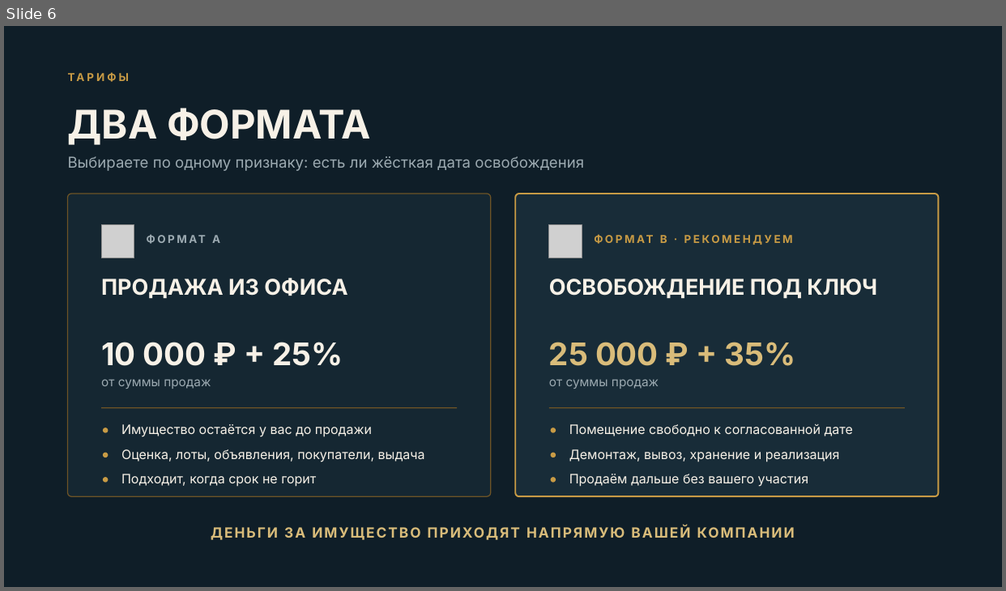
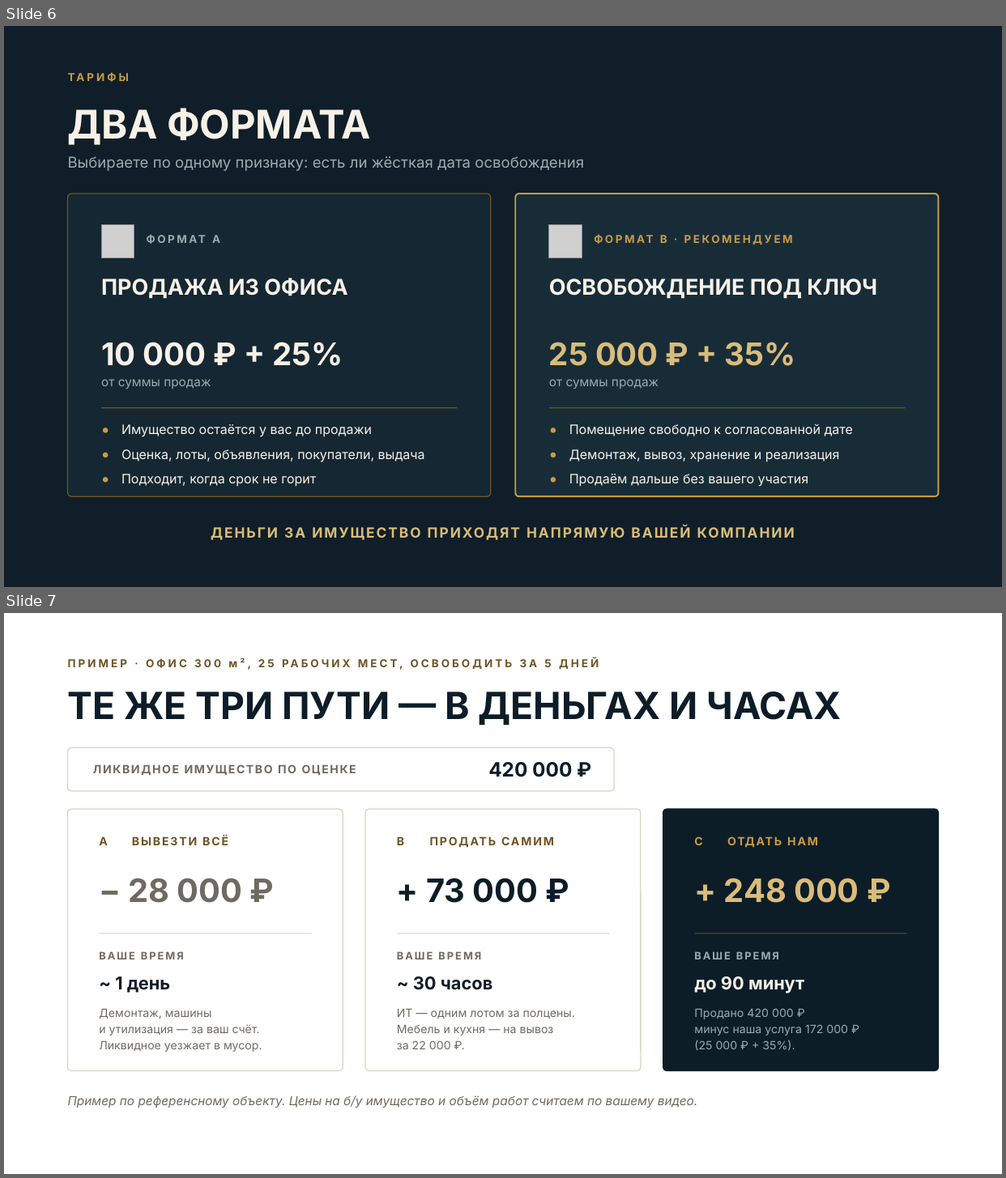
Before and after one commit to olegm1441-del/mysteryslavic-2026-07-19_16-47-00, a slide deck: presentations/office-client/Продай_за_меня_ОФИСЫ_клиентская.pptx. Shown one above the other, each under a label of ours: slide 6 before the commit, slides 6 and 7 after it. The pictures are 1006x591 and 1006x1178 pixels, drawn with LibreOffice and Linux fonts; fonts in the diff are those of the drawing; grey boxes stand for pictures; background and template pictures are left out; a plain dark background stands for a picture behind light text. Boxes give left, top, right and bottom in pixels: in the first picture for what was removed or moved away, otherwise in the second. Text is boxed around its words. In the diff, an @@ line names an element or a change of style, - is before the commit and + after.

```diff
--- a/presentations/office-client/Продай_за_меня_ОФИСЫ_клиентская.pptx
+++ b/presentations/office-client/Продай_за_меня_ОФИСЫ_клиентская.pptx
@@ slide 7 added at (x1=4, y1=613, x2=1002, y2=1174), background picture (left out) @@
@@ text added at (x1=267, y1=659, x2=274, y2=667), 10.5 pt, text #6E5426, bold @@
+ПРИМЕР · ОФИС 300 м², 25 РАБОЧИХ МЕСТ, ОСВОБОДИТЬ ЗА 5 ДНЕЙ
@@ text added at (x1=68, y1=692, x2=842, y2=726), 36 pt, text #0C1D28, bold @@
+ТЕ ЖЕ ТРИ ПУТИ — В ДЕНЬГАХ И ЧАСАХ
@@ rounded rectangle added at (x1=68, y1=747, x2=614, y2=791), fill #FFFFFF, outline #DCD3C4 1 pt @@
@@ text added at (x1=93, y1=764, x2=356, y2=775), 11 pt, text #6F6A62, bold @@
+ЛИКВИДНОЕ ИМУЩЕСТВО ПО ОЦЕНКЕ
@@ text added at (x1=488, y1=762, x2=572, y2=777), 19 pt, text #0C1D28, bold @@
+420 000 ₽
@@ rounded rectangle added at (x1=68, y1=809, x2=343, y2=1071), fill #FFFFFF, outline #DCD3C4 1 pt @@
@@ rounded rectangle added at (x1=365, y1=809, x2=641, y2=1071), fill #FFFFFF, outline #DCD3C4 1 pt @@
@@ rounded rectangle added at (x1=663, y1=809, x2=939, y2=1071), fill #0C1D28, outline #0C1D28 1 pt @@
@@ text added at (x1=99, y1=837, x2=108, y2=845), 11 pt, text #6E5426, bold @@
+A
@@ text added at (x1=132, y1=836, x2=228, y2=845), 11 pt, text #6E5426, bold @@
+ВЫВЕЗТИ ВСЁ
@@ text added at (x1=397, y1=836, x2=404, y2=849), 11 pt, text #6E5426, bold @@
+B
@@ text added at (x1=430, y1=835, x2=610, y2=854), 11 pt, text #6E5426, bold @@
+ПРОДАТЬ САМИМ
@@ text added at (x1=694, y1=837, x2=702, y2=845), 11 pt, text #C89B45, bold @@
+C
@@ text added at (x1=728, y1=835, x2=908, y2=854), 11 pt, text #C89B45, bold @@
+ОТДАТЬ НАМ
@@ text added at (x1=129, y1=878, x2=242, y2=903), 31 pt, text #6F6A62, bold @@
+− 28 000 ₽
@@ text added at (x1=426, y1=878, x2=538, y2=903), 31 pt, text #0C1D28, bold @@
++ 73 000 ₽
@@ text added at (x1=724, y1=878, x2=859, y2=903), 31 pt, text #D9BC7A, bold @@
++ 248 000 ₽
@@ rectangle added at (x1=99, y1=934, x2=312, y2=934), fill #DCD3C4 @@
@@ text added at (x1=99, y1=952, x2=184, y2=960), 10 pt, text #6F6A62, bold @@
+ВАШЕ ВРЕМЯ
@@ rectangle added at (x1=397, y1=934, x2=610, y2=934), fill #DCD3C4 @@
@@ text added at (x1=397, y1=952, x2=481, y2=960), 10 pt, text #6F6A62, bold @@
+ВАШЕ ВРЕМЯ
@@ text added at (x1=694, y1=952, x2=779, y2=960), 10 pt, text #9CAAB1, bold @@
+ВАШЕ ВРЕМЯ
@@ rectangle added at (x1=695, y1=934, x2=908, y2=934), fill #6E5426 @@
@@ text added at (x1=115, y1=977, x2=170, y2=993), 17 pt, text #0C1D28, bold @@
+~ 1 день
@@ text added at (x1=413, y1=977, x2=493, y2=990), 17 pt, text #0C1D28, bold @@
+~ 30 часов
@@ text added at (x1=694, y1=977, x2=804, y2=994), 17 pt, text #F7F1E7, bold @@
+до 90 минут
@@ text added at (x1=99, y1=1008, x2=262, y2=1052), 11 pt, text #6F6A62 @@
+Демонтаж, машины
+и утилизация — за ваш счёт.
+Ликвидное уезжает в мусор.
@@ text added at (x1=397, y1=1008, x2=575, y2=1050), 11 pt, text #6F6A62 @@
+ИТ — одним лотом за полцены.
+Мебель и кухня — на вывоз
+за 22 000 ₽.
@@ text added at (x1=694, y1=1008, x2=848, y2=1050), 11 pt, text #9CAAB1 @@
+Продано 420 000 ₽
+минус наша услуга 172 000 ₽
+(25 000 ₽ + 35%).
@@ text added at (x1=68, y1=1096, x2=698, y2=1108), 12 pt, text #6F6A62, italic @@
+Пример по референсному объекту. Цены на б/у имущество и объём работ считаем по вашему видео.
```
Also in this commit, not shown: 6 slides changed, 1 slide removed, 27 other files.
